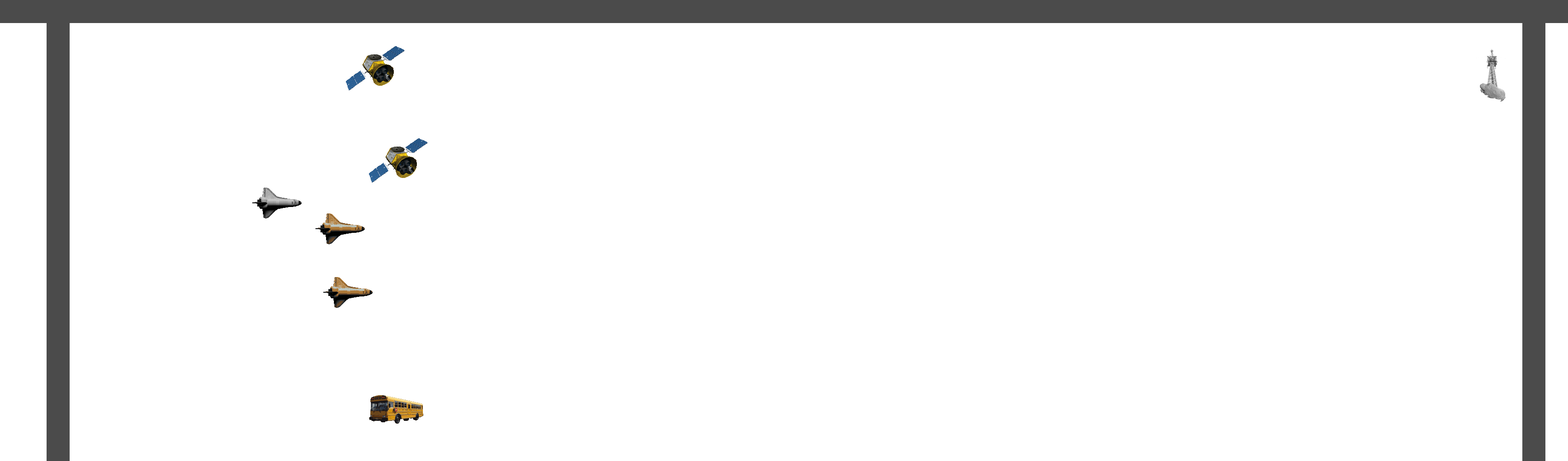
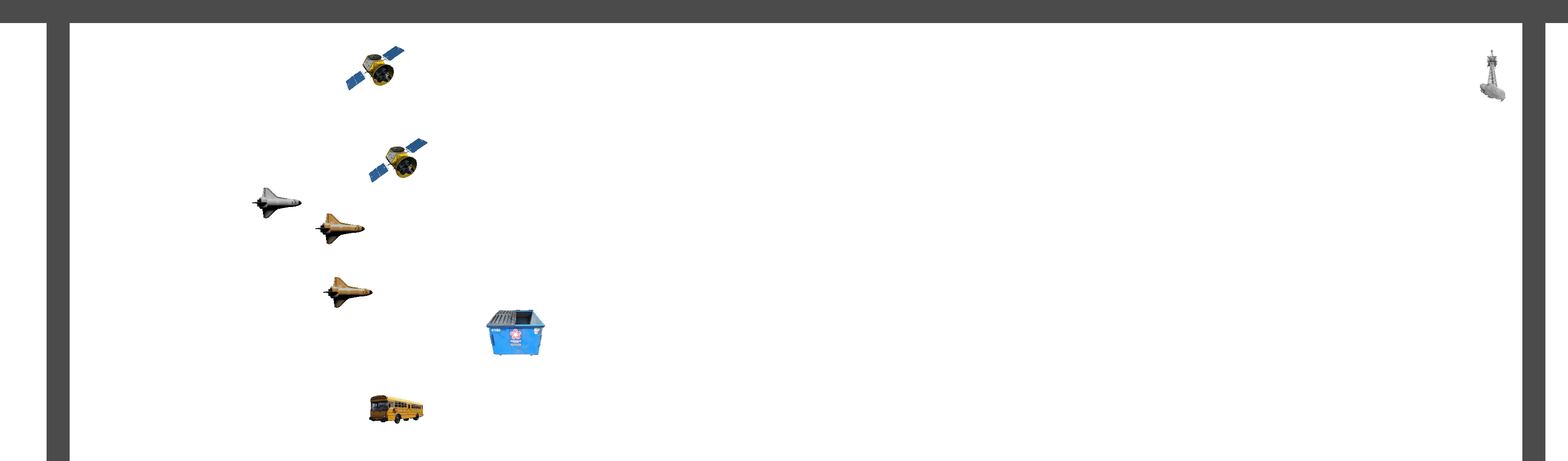
Layers edited between the first and the second w=1568, h=461 image:
added layer "tc1" above "bus1" over [486, 309, 546, 357]
